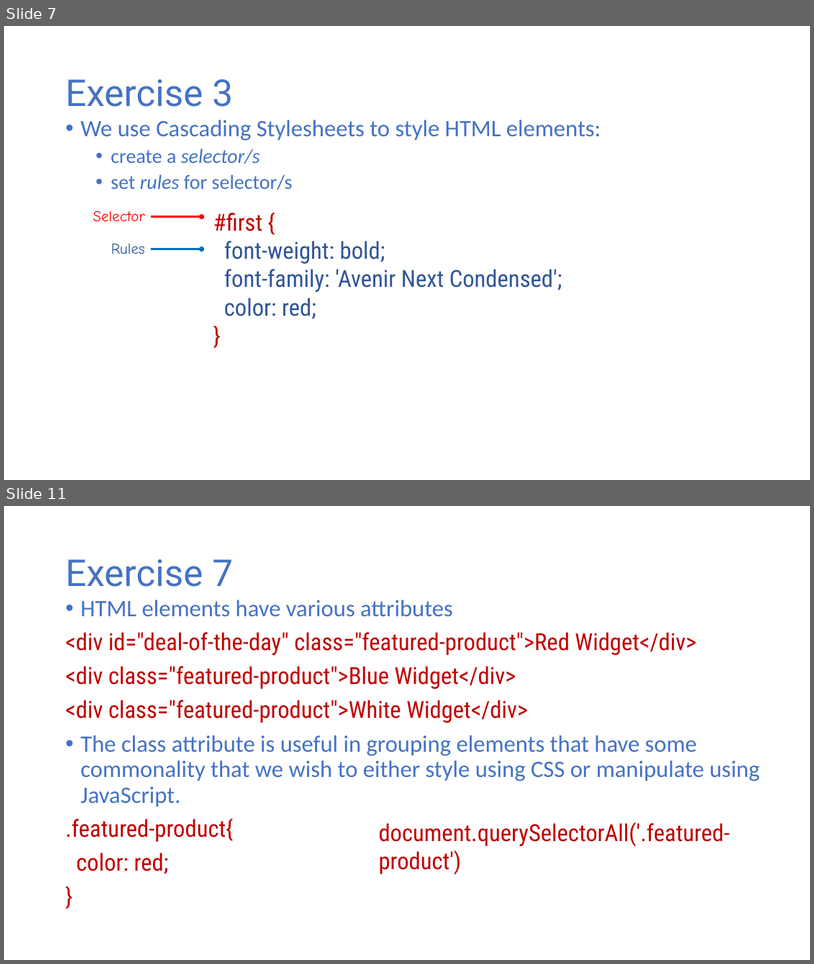
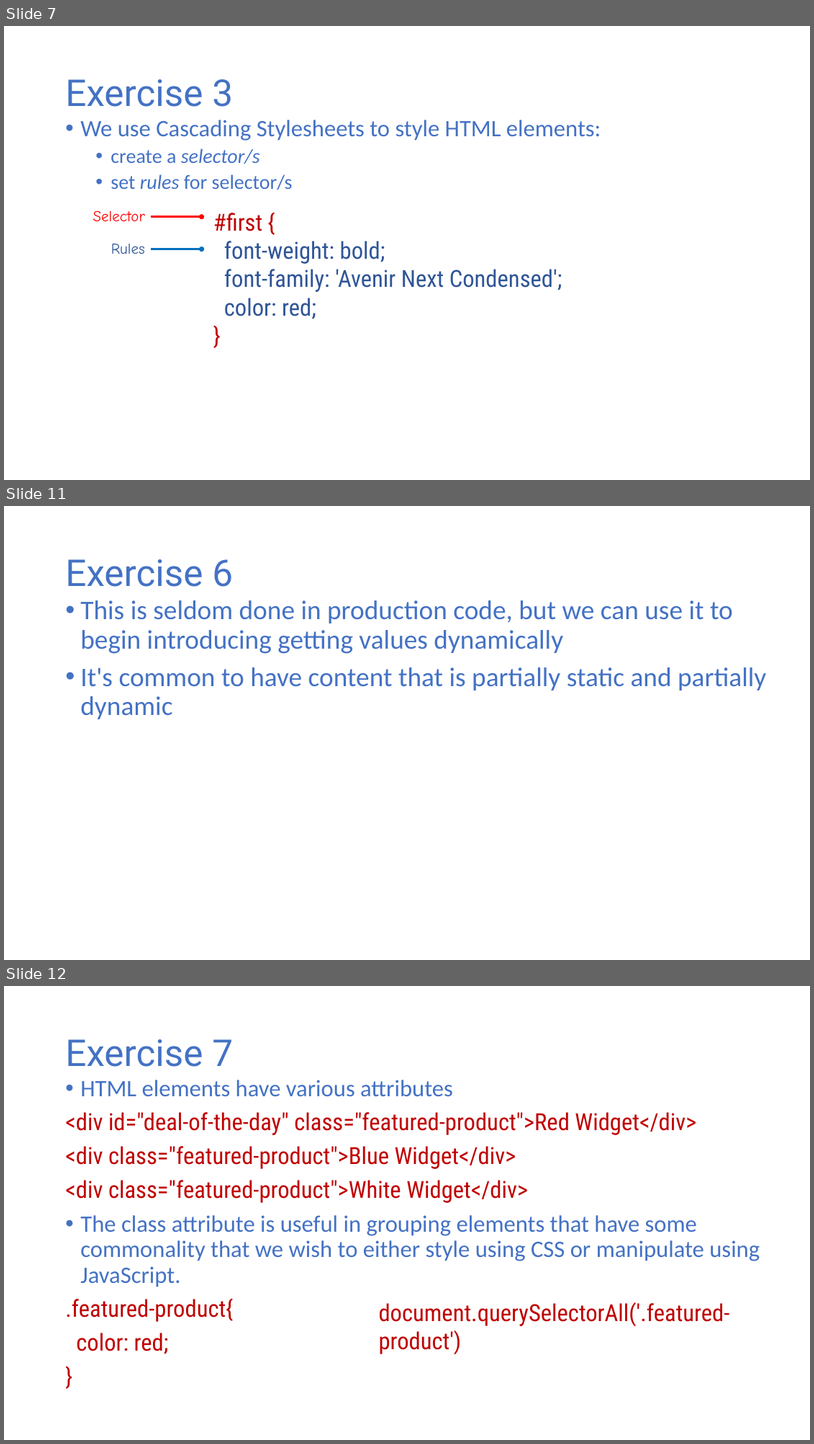
Before and after one commit to halbhelms/codingcareer, a slide deck: public/video-presentation/video-presentation.pptx. Shown one above the other, each under a label of ours: slides 7 and 11 before the commit, slides 7, 11 and 12 after it; the slides between them are not shown. The pictures are 814x964 and 814x1444 pixels, drawn with LibreOffice and Linux fonts; fonts in the diff are those of the drawing. Boxes give left, top, right and bottom in pixels: in the first picture for what was removed or moved away, otherwise in the second. Text is boxed around its words. In the diff, an @@ line names an element or a change of style, - is before the commit and + after.

```diff
--- a/public/video-presentation/video-presentation.pptx
+++ b/public/video-presentation/video-presentation.pptx
@@ slide 11 added at <box>4,506,810,960</box>, background #FFFFFF @@
@@ title added at <box>65,559,233,587</box>, 44 pt, text #4472C4 @@
+Exercise 6
@@ text added at <box>80,600,766,719</box>, 32 pt, text #4472C4 @@
+• This is seldom done in production code, but we can use it to begin introducing getting values dynamically
+• It's common to have content that is partially static and partially dynamic
@@ what was slide 11 is now slide 12 @@
```
Also in this commit, not shown: 4 slides changed, 18 other slides added, 10 other files.
